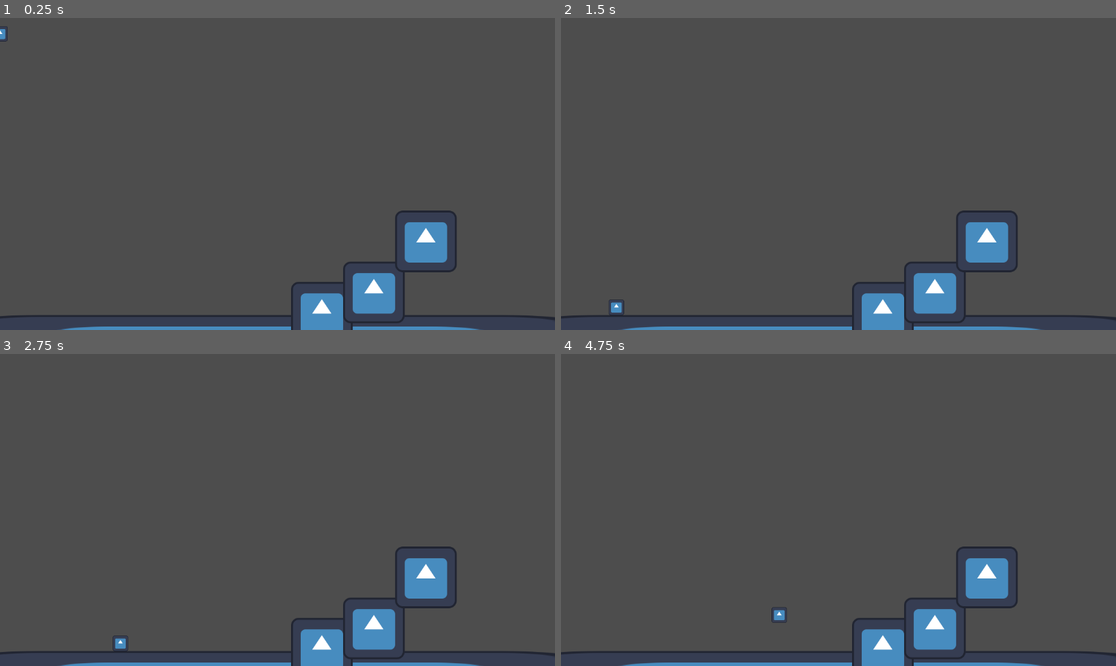
Above: before the commit, frames 1-4 (two rows, left to right).
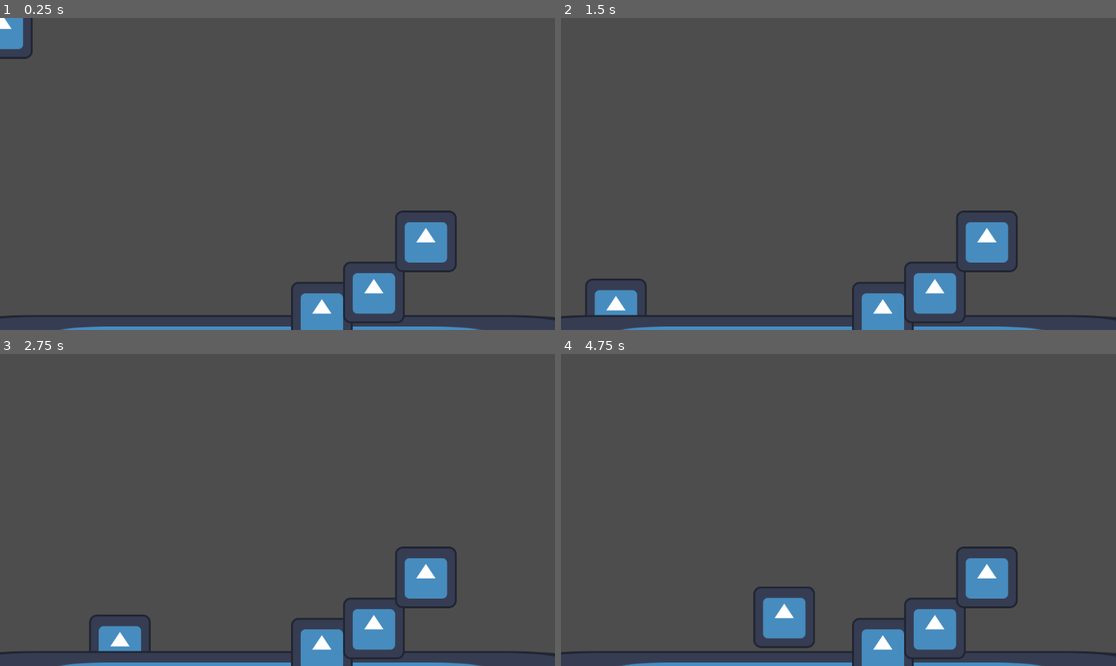
Above: after the commit, the same moments.

Repository: StevenHPatrick/group_platformer_game
Game: Godot game, scene res://scenes/world.tscn
Same seed, same stepped clock (60 frames per second), same inputs: the game is played once before the commit and once after it. The engine's default icon, where the game draws it, is replaced by a stand-in: a white triangle on a blue panel in a dark square.
Inputs:
- Up to frame 1 (0.25 s): no input
- Up to frame 2 (1.5 s): hold Right (ui_right) from 0.53 s (still down); tap Up (ui_up) at 0.77 s
- Up to frame 3 (2.75 s): tap Up (ui_up) at 1.52 s; release Right (ui_right) at 2.03 s; hold Left (ui_left) from 2.03 s (still down)
- Up to frame 4 (4.75 s): release Left (ui_left) at 2.78 s; hold Right (ui_right) 2.78-4.28 s; tap Up (ui_up) at 3.02, 3.77, 4.52 s; hold Left (ui_left) from 4.28 s (still down)

The runs differ from the first frame. In frame 1, 0.5% of the frame differs, in the area x 0-6%, y 0-14%; in frame 2, 0.8%; in frame 3, 0.8%; in frame 4, 1.3%, in the area x 34-46%, y 74-95%.

Commit message:
AnimationPlayer
Added agreed assets, animationplayer, some animations, and basic reconfiguration. Animations are not synced with States, this is setup for next step.

Diff:
--- a/scenes/player.tscn
+++ b/scenes/player.tscn
@@ -1,25 +1,310 @@
-[gd_scene load_steps=9 format=3 uid="uid://1x6s1xnjkl70"]
+[gd_scene load_steps=19 format=3 uid="uid://1x6s1xnjkl70"]
 
 [ext_resource type="Script" path="res://scripts/player/player.gd" id="1_nqbsb"]
 [ext_resource type="Texture2D" uid="uid://cgm4jcungo3xo" path="res://assests/icon.svg" id="2_nc3wu"]
 [ext_resource type="Script" path="res://scripts/states/state_machine.gd" id="3_c7bat"]
+[ext_resource type="Texture2D" uid="uid://di8kin1hxxwqh" path="res://assests/player/move.png" id="3_glea1"]
+[ext_resource type="Texture2D" uid="uid://dinqd1ojd7qtg" path="res://assests/player/idle1.png" id="4_3h5u8"]
 [ext_resource type="Script" path="res://scripts/states/player/player_idle.gd" id="4_l1pp3"]
+[ext_resource type="Texture2D" uid="uid://bi7574xjfw1s" path="res://assests/player/hit.png" id="5_g2boj"]
 [ext_resource type="Script" path="res://scripts/states/player/player_running.gd" id="5_o0dkt"]
 [ext_resource type="Script" path="res://scripts/states/player/player_jumping.gd" id="6_3doy8"]
+[ext_resource type="Texture2D" uid="uid://8385a3tfry6t" path="res://assests/player/die.png" id="6_3yk3i"]
 [ext_resource type="Script" path="res://scripts/states/player/player_falling.gd" id="7_68ynd"]
 
 [sub_resource type="RectangleShape2D" id="RectangleShape2D_qnrl1"]
+size = Vector2(12, 12)
+
+[sub_resource type="Animation" id="Animation_iqeq3"]
+resource_name = "Move"
+length = 0.35
+loop_mode = 1
+step = 0.05
+tracks/0/type = "value"
+tracks/0/imported = false
+tracks/0/enabled = true
+tracks/0/path = NodePath("Sprite2D:texture")
+tracks/0/interp = 1
+tracks/0/loop_wrap = true
+tracks/0/keys = {
+"times": PackedFloat32Array(0),
+"transitions": PackedFloat32Array(1),
+"update": 1,
+"values": [ExtResource("3_glea1")]
+}
+tracks/1/type = "value"
+tracks/1/imported = false
+tracks/1/enabled = true
+tracks/1/path = NodePath("Sprite2D:hframes")
+tracks/1/interp = 1
+tracks/1/loop_wrap = true
+tracks/1/keys = {
+"times": PackedFloat32Array(0),
+"transitions": PackedFloat32Array(1),
+"update": 1,
+"values": [7]
+}
+tracks/2/type = "value"
+tracks/2/imported = false
+tracks/2/enabled = true
+tracks/2/path = NodePath("Sprite2D:vframes")
+tracks/2/interp = 1
+tracks/2/loop_wrap = true
+tracks/2/keys = {
+"times": PackedFloat32Array(0),
+"transitions": PackedFloat32Array(1),
+"update": 1,
+"values": [7]
+}
+tracks/3/type = "value"
+tracks/3/imported = false
+tracks/3/enabled = true
+tracks/3/path = NodePath("Sprite2D:frame")
+tracks/3/interp = 1
+tracks/3/loop_wrap = true
+tracks/3/keys = {
+"times": PackedFloat32Array(0, 0.05, 0.1, 0.15, 0.2, 0.25, 0.3),
+"transitions": PackedFloat32Array(1, 1, 1, 1, 1, 1, 1),
+"update": 1,
+"values": [0, 1, 2, 3, 4, 5, 6]
+}
+
+[sub_resource type="Animation" id="Animation_awfi6"]
+length = 0.001
+tracks/0/type = "value"
+tracks/0/imported = false
+tracks/0/enabled = true
+tracks/0/path = NodePath("Sprite2D:texture")
+tracks/0/interp = 1
+tracks/0/loop_wrap = true
+tracks/0/keys = {
+"times": PackedFloat32Array(0),
+"transitions": PackedFloat32Array(1),
+"update": 1,
+"values": [ExtResource("2_nc3wu")]
+}
+tracks/1/type = "value"
+tracks/1/imported = false
+tracks/1/enabled = true
+tracks/1/path = NodePath("Sprite2D:hframes")
+tracks/1/interp = 1
+tracks/1/loop_wrap = true
+tracks/1/keys = {
+"times": PackedFloat32Array(0),
+"transitions": PackedFloat32Array(1),
+"update": 1,
+"values": [1]
+}
+tracks/2/type = "value"
+tracks/2/imported = false
+tracks/2/enabled = true
+tracks/2/path = NodePath("Sprite2D:vframes")
+tracks/2/interp = 1
+tracks/2/loop_wrap = true
+tracks/2/keys = {
+"times": PackedFloat32Array(0),
+"transitions": PackedFloat32Array(1),
+"update": 1,
+"values": [1]
+}
+tracks/3/type = "value"
+tracks/3/imported = false
+tracks/3/enabled = true
+tracks/3/path = NodePath("Sprite2D:frame")
+tracks/3/interp = 1
+tracks/3/loop_wrap = true
+tracks/3/keys = {
+"times": PackedFloat32Array(0),
+"transitions": PackedFloat32Array(1),
+"update": 1,
+"values": [0]
+}
+
+[sub_resource type="Animation" id="Animation_q2qrr"]
+resource_name = "Idle"
+length = 0.4
+loop_mode = 1
+step = 0.05
+tracks/0/type = "value"
+tracks/0/imported = false
+tracks/0/enabled = true
+tracks/0/path = NodePath("Sprite2D:texture")
+tracks/0/interp = 1
+tracks/0/loop_wrap = true
+tracks/0/keys = {
+"times": PackedFloat32Array(0),
+"transitions": PackedFloat32Array(1),
+"update": 1,
+"values": [ExtResource("4_3h5u8")]
+}
+tracks/1/type = "value"
+tracks/1/imported = false
+tracks/1/enabled = true
+tracks/1/path = NodePath("Sprite2D:hframes")
+tracks/1/interp = 1
+tracks/1/loop_wrap = true
+tracks/1/keys = {
+"times": PackedFloat32Array(0),
+"transitions": PackedFloat32Array(1),
+"update": 1,
+"values": [2]
+}
+tracks/2/type = "value"
+tracks/2/imported = false
+tracks/2/enabled = true
+tracks/2/path = NodePath("Sprite2D:vframes")
+tracks/2/interp = 1
+tracks/2/loop_wrap = true
+tracks/2/keys = {
+"times": PackedFloat32Array(0),
+"transitions": PackedFloat32Array(1),
+"update": 1,
+"values": [7]
+}
+tracks/3/type = "value"
+tracks/3/imported = false
+tracks/3/enabled = true
+tracks/3/path = NodePath("Sprite2D:frame")
+tracks/3/interp = 1
+tracks/3/loop_wrap = true
+tracks/3/keys = {
+"times": PackedFloat32Array(0, 0.2),
+"transitions": PackedFloat32Array(1, 1),
+"update": 1,
+"values": [0, 1]
+}
+
+[sub_resource type="Animation" id="Animation_vog6x"]
+resource_name = "Hit"
+length = 0.4
+step = 0.05
+tracks/0/type = "value"
+tracks/0/imported = false
+tracks/0/enabled = true
+tracks/0/path = NodePath("Sprite2D:texture")
+tracks/0/interp = 1
+tracks/0/loop_wrap = true
+tracks/0/keys = {
+"times": PackedFloat32Array(0),
+"transitions": PackedFloat32Array(1),
+"update": 1,
+"values": [ExtResource("5_g2boj")]
+}
+tracks/1/type = "value"
+tracks/1/imported = false
+tracks/1/enabled = true
+tracks/1/path = NodePath("Sprite2D:hframes")
+tracks/1/interp = 1
+tracks/1/loop_wrap = true
+tracks/1/keys = {
+"times": PackedFloat32Array(0),
+"transitions": PackedFloat32Array(1),
+"update": 1,
+"values": [2]
+}
+tracks/2/type = "value"
+tracks/2/imported = false
+tracks/2/enabled = true
+tracks/2/path = NodePath("Sprite2D:vframes")
+tracks/2/interp = 1
+tracks/2/loop_wrap = true
+tracks/2/keys = {
+"times": PackedFloat32Array(0),
+"transitions": PackedFloat32Array(1),
+"update": 1,
+"values": [7]
+}
+tracks/3/type = "value"
+tracks/3/imported = false
+tracks/3/enabled = true
+tracks/3/path = NodePath("Sprite2D:frame")
+tracks/3/interp = 1
+tracks/3/loop_wrap = true
+tracks/3/keys = {
+"times": PackedFloat32Array(0, 0.1),
+"transitions": PackedFloat32Array(1, 1),
+"update": 1,
+"values": [0, 1]
+}
+
+[sub_resource type="Animation" id="Animation_bixxr"]
+resource_name = "Die"
+length = 0.7
+step = 0.05
+tracks/0/type = "value"
+tracks/0/imported = false
+tracks/0/enabled = true
+tracks/0/path = NodePath("Sprite2D:texture")
+tracks/0/interp = 1
+tracks/0/loop_wrap = true
+tracks/0/keys = {
+"times": PackedFloat32Array(0, 0.65),
+"transitions": PackedFloat32Array(1, 1),
+"update": 1,
+"values": [ExtResource("6_3yk3i"), null]
+}
+tracks/1/type = "value"
+tracks/1/imported = false
+tracks/1/enabled = true
+tracks/1/path = NodePath("Sprite2D:hframes")
+tracks/1/interp = 1
+tracks/1/loop_wrap = true
+tracks/1/keys = {
+"times": PackedFloat32Array(0),
+"transitions": PackedFloat32Array(1),
+"update": 1,
+"values": [13]
+}
+tracks/2/type = "value"
+tracks/2/imported = false
+tracks/2/enabled = true
+tracks/2/path = NodePath("Sprite2D:vframes")
+tracks/2/interp = 1
+tracks/2/loop_wrap = true
+tracks/2/keys = {
+"times": PackedFloat32Array(0),
+"transitions": PackedFloat32Array(1),
+"update": 1,
+"values": [7]
+}
+tracks/3/type = "value"
+tracks/3/imported = false
+tracks/3/enabled = true
+tracks/3/path = NodePath("Sprite2D:frame")
+tracks/3/interp = 1
+tracks/3/loop_wrap = true
+tracks/3/keys = {
+"times": PackedFloat32Array(0, 0.05, 0.1, 0.15, 0.2, 0.25, 0.3, 0.35, 0.4, 0.45, 0.5, 0.55, 0.6, 0.65),
+"transitions": PackedFloat32Array(1, 1, 1, 1, 1, 1, 1, 1, 1, 1, 1, 1, 1, 1),
+"update": 1,
+"values": [0, 1, 2, 3, 4, 5, 6, 7, 8, 9, 10, 11, 12, 0]
+}
+
+[sub_resource type="AnimationLibrary" id="AnimationLibrary_mprks"]
+_data = {
+"Die": SubResource("Animation_bixxr"),
+"Hit": SubResource("Animation_vog6x"),
+"Idle": SubResource("Animation_q2qrr"),
+"Move": SubResource("Animation_iqeq3"),
+"RESET": SubResource("Animation_awfi6")
+}
 
 [node name="Player" type="CharacterBody2D"]
 script = ExtResource("1_nqbsb")
 
+[node name="Sprite2D" type="Sprite2D" parent="."]
+position = Vector2(4, -12)
+texture = ExtResource("2_nc3wu")
+
 [node name="CollisionShape2D" type="CollisionShape2D" parent="."]
+position = Vector2(0, -10)
 scale = Vector2(1.6, 1.6)
 shape = SubResource("RectangleShape2D_qnrl1")
 
-[node name="Sprite2D" type="Sprite2D" parent="."]
-scale = Vector2(0.25, 0.25)
-texture = ExtResource("2_nc3wu")
+[node name="AnimationPlayer" type="AnimationPlayer" parent="."]
+libraries = {
+"": SubResource("AnimationLibrary_mprks")
+}
 
 [node name="State Machine" type="Node" parent="."]
 script = ExtResource("3_c7bat")
--- a/scripts/states/player/player_state.gd
+++ b/scripts/states/player/player_state.gd
@@ -7,7 +7,6 @@
 
 var player: Player
 
-
 func _ready() -> void:
 	await owner.ready
 	player = owner as Player
Binary file added: assests/player/die.png
Not shown, added: assests/player/die.png.import
Binary file added: assests/player/hit.png
Not shown, added: assests/player/hit.png.import
Binary file added: assests/player/idle1.png
Not shown, added: assests/player/idle1.png.import
Binary file added: assests/player/idle2.png
Not shown, added: assests/player/idle2.png.import
Binary file added: assests/player/idle3.png
Not shown, added: assests/player/idle3.png.import
Binary file added: assests/player/jump.png
Not shown, added: assests/player/jump.png.import
(and 4 more such lines)
